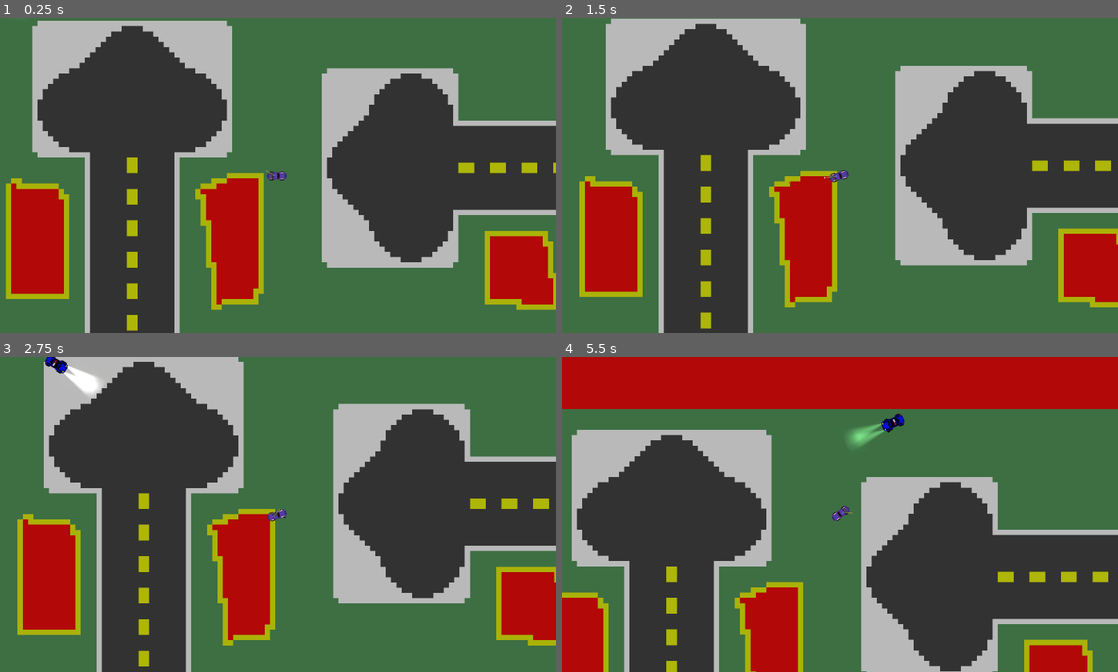
Above: before the commit, frames 1-4 (two rows, left to right).
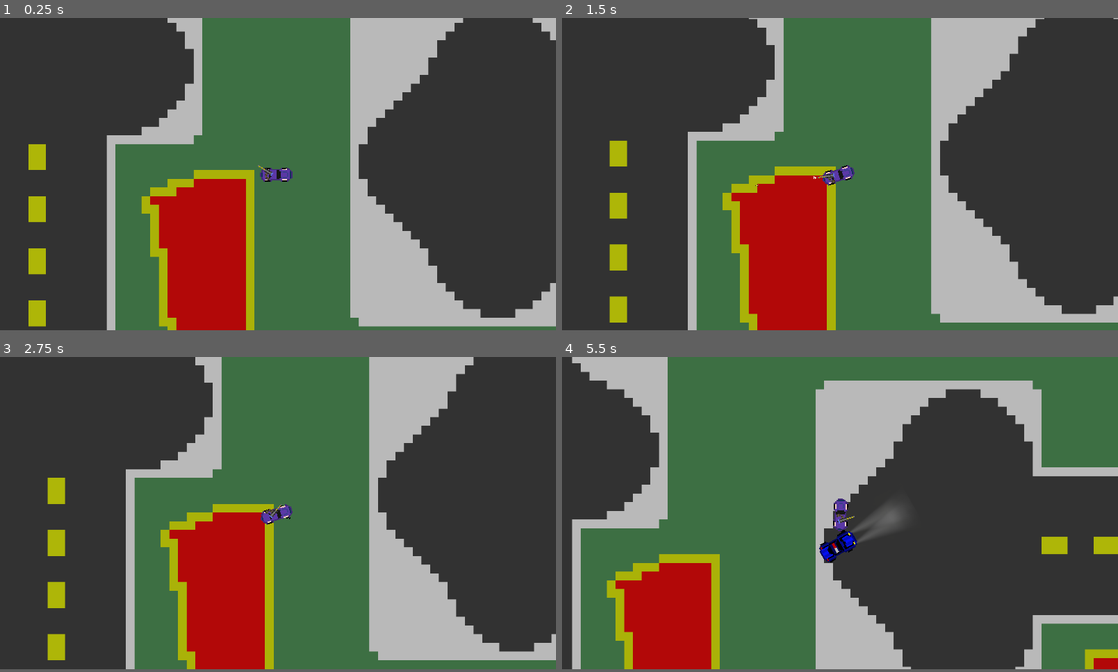
Above: after the commit, the same moments.

Repository: lionidasgerasimatos/Route-E40
Game: Godot game, scene res://Scene/world.tscn
The game is run twice, just before and just after one commit, with the same random seed, the same clock (stepped at 60 frames per second) and the same inputs.
Inputs (mouse positions are in pixels of both pictures, inside the frame that each line leads up to):
- Up to frame 1 (0.25 s): no input
- Up to frame 2 (1.5 s): tap Enter at 0.5 s; move the mouse to (962, 159) at 0.52 s; hold D (right) 0.53-1.28 s; hold Space (handbreak) 0.53-1.28 s; move the mouse to (728, 191) at 1.27 s; hold S (down) from 1.28 s (still down); click (728, 191) at 1.35 s
- Up to frame 3 (2.75 s): move the mouse to (333, 445) at 2.02 s; release S (down) at 2.03 s; hold D (right) from 2.03 s (still down); hold Space (handbreak) from 2.03 s (still down)
- Up to frame 4 (5.5 s): move the mouse to (812, 577) at 2.77 s; release D (right) at 2.78 s; release Space (handbreak) at 2.78 s; hold W (up) 2.78-3.53 s; click (812, 577) at 2.85 s; move the mouse to (1006, 561) at 3.52 s; hold Space (handbreak) 3.53-4.28 s; hold A (left) 3.53-5.03 s; move the mouse to (673, 467) at 4.27 s; click (673, 467) at 4.35 s; move the mouse to (867, 514) at 5.02 s; hold S (down) from 5.03 s (still down); hold Space (handbreak) from 5.03 s (still down)
In our replay, the window is 800x454 before the commit and 800x450 after it. These sizes can differ from the game's own. Grey fills any space a smaller window leaves; there, only what the larger window draws over its background counts as a difference.

The runs differ from the first frame. In frame 1, 59% of the frame differs, in the area x 0-100%, y 0-100%; in frame 2, 58%; in frame 3, 58%; in frame 4, 70%.

Commit message:
Fix self destroy bug

Diff:
--- a/Scene/PoliceCar.tscn
+++ b/Scene/PoliceCar.tscn
@@ -87,6 +87,8 @@
 size = Vector2(94, 54)
 
 [node name="Police Car" type="CharacterBody2D"]
+collision_layer = 3
+collision_mask = 5
 script = ExtResource("1_vuwf6")
 desired_distance = 100.0
 steering_angle = 20
--- a/Scene/bullet.tscn
+++ b/Scene/bullet.tscn
@@ -55,6 +55,8 @@
 }
 
 [node name="Bullet" type="Area2D"]
+collision_layer = 2
+collision_mask = 3
 script = ExtResource("1_w63l4")
 BULLET_SPEED = 20
 
--- a/Scene/car.tscn
+++ b/Scene/car.tscn
@@ -76,6 +76,7 @@
 
 [node name="CAR" type="CharacterBody2D"]
 collision_layer = 4
+collision_mask = 12
 script = ExtResource("1_d7vpe")
 engine_power = 550
 
@@ -99,18 +100,15 @@
 [node name="AudioStreamPlayer2D" type="AudioStreamPlayer2D" parent="."]
 
 [node name="CollisionPolygon2D" type="CollisionPolygon2D" parent="."]
-visible = false
 polygon = PackedVector2Array(-33, -15, -12, -15, -12, -12, 6, -12, 6, -15, 24, -15, 24, -12, 27, -12, 27, -9, 30, -9, 3 …(217 unchanged characters)…
 
 [node name="HealthComponet" parent="." instance=ExtResource("4_hbetw")]
-visible = false
 
 [node name="hitbox_component" parent="." node_paths=PackedStringArray("health_component") instance=ExtResource("5_mmd8j")]
-visible = false
-collision_layer = 5
-collision_mask = 5
 health_component = NodePath("../HealthComponet")
 
 [node name="CollisionPolygon2D2" type="CollisionPolygon2D" parent="hitbox_component"]
+light_mask = 4
+visibility_layer = 4
 scale = Vector2(1.06981, 1.11761)
 polygon = PackedVector2Array(-33, -15, -12, -15, -12, -12, 6, -12, 6, -15, 24, -15, 24, -12, 27, -12, 27, -9, 30, -9, 3 …(217 unchanged characters)…
--- a/Scene/world.tscn
+++ b/Scene/world.tscn
@@ -165,7 +165,7 @@
 
 [sub_resource type="TileSet" id="TileSet_scul4"]
 tile_size = Vector2i(64, 64)
-physics_layer_0/collision_layer = 1
+physics_layer_0/collision_layer = 9
 navigation_layer_0/layers = 1
 sources/0 = SubResource("TileSetAtlasSource_ejll3")
 
@@ -192,7 +192,7 @@
 
 [sub_resource type="TileSet" id="TileSet_ol2hl"]
 tile_size = Vector2i(64, 64)
-physics_layer_0/collision_layer = 1
+physics_layer_0/collision_layer = 9
 sources/0 = SubResource("TileSetAtlasSource_37axr")
 
 [node name="world" type="Node2D"]
--- a/project.godot
+++ b/project.godot
@@ -17,8 +17,6 @@
 
 [display]
 
-window/size/viewport_width=1902
-window/size/viewport_height=1080
 window/stretch/mode="canvas_items"
 window/stretch/scale=3.0
 window/stretch/scale_mode="integer"
@@ -78,7 +76,10 @@
 
 [layer_names]
 
+2d_physics/layer_1="Nutral"
+2d_physics/layer_2="Enemy"
 2d_physics/layer_3="Player"
+2d_physics/layer_4="Ground"
 
 [rendering]
 
--- a/scripts/bullet.gd
+++ b/scripts/bullet.gd
@@ -20,7 +20,7 @@
 
 
 func _on_area_entered(area:Area2D):
-	if area.has_method("damage"):
+	if area.has_method("damage") :
 		var attack = Attack.new()
 		attack.attack_damage = 50
 		area.damage(attack)
--- a/scripts/enemyTest.gd
+++ /dev/null
@@ -1,116 +0,0 @@
-# EnemyCar.gd
-extends CharacterBody2D
-
-
-@export var target_path     : NodePath = "../../CAR"   # path to the player car
-@export var desired_distance: float    = 100            # stop pushing when this close
-
-@export var steering_angle  = 20      # °  max wheel angle (same as player)
-@export var engine_power    = 700     #     forward thrust
-@export var friction        = -55
-@export var drag            = -0.06
-@export var braking         = -450
-@export var max_speed_reverse = 250
-@export var slip_speed        = 600
-@export var traction_fast     = 4.5
-@export var traction_slow     = 10
-var  wheel_base        = 100           # px between axles
-
-
-
-
-@onready var player   : CharacterBody2D = get_node(target_path)
-@onready var car_an :=$AnimationPlayer
-
-var acceleration   : Vector2 = Vector2.ZERO
-var steer_direction: float   = 0.0
-
-
-
-func _physics_process(delta: float) -> void:
-	# Navigational Agent update
-
-
-
-	# 1) high-level “AI input”
-	get_ai_input(delta)
-
-	# 2) car physics (identical to player script)
-	calculate_steering(delta)
-	velocity += acceleration * delta
-	apply_friction(delta)
-	move_and_slide()
-
-
-
-
-
-
-
-
-
-
-
-# ---------------------------------------------------------------------------
-# AI “input”  – decides steering & throttle so the car hunts the player
-# ---------------------------------------------------------------------------
-func get_ai_input(delta: float) -> void:
-	var to_player   = player.global_position - global_position
-	var distance    = to_player.length()
-	var target_dir  = to_player.normalized()
-
-	# STEERING
-	# angle we need to turn (-π … π)
-	var angle_diff = wrapf(target_dir.angle() - rotation, -PI, PI)
-	# translate to the same -1 … 1 input range the player’s turn axis uses
-	var turn_input = clamp(angle_diff / deg_to_rad(steering_angle), -1.0, 1.0)
-	steer_direction = turn_input * deg_to_rad(steering_angle)
-
-	#print(steer_direction)
-
-	# THROTTLE / BRAKE
-	acceleration = Vector2.ZERO
-	# Far away → accelerate forward
-	if distance > desired_distance:
-		acceleration = transform.x * engine_power
-	# Close & still moving fast toward player → brake
-	elif velocity.length() > 50:
-		acceleration = transform.x * braking
-
-	# ANIMATION
-	if steer_direction > 0.1:
-		car_an.play("right")
-	elif steer_direction < -0.1:
-		car_an.play("left")
-	else:
-		car_an.play("Idle")
-
-
-# ---------------------------------------------------------------------------
-#  The helper functions below are copied 1-for-1 from the player script
-# ---------------------------------------------------------------------------
-func apply_friction(delta: float) -> void:
-	if acceleration == Vector2.ZERO and velocity.length() < 50:
-		velocity = Vector2.ZERO
-	var friction_force = velocity * friction * delta
-	var drag_force     = velocity * velocity.length() * drag * delta
-	acceleration += drag_force + friction_force
-
-
-func calculate_steering(delta: float) -> void:
-	var rear_wheel  = global_position - transform.x * wheel_base / 2.0
-	var front_wheel = global_position + transform.x * wheel_base / 2.0
-	rear_wheel  += velocity * delta
-	front_wheel += velocity.rotated(steer_direction) * delta
-
-	var new_heading = rear_wheel.direction_to(front_wheel)
-	var traction = traction_fast if velocity.length() > slip_speed else traction_slow
-
-
-	var d = new_heading.dot(velocity.normalized())
-	if d > 0:
-		velocity = lerp(velocity, new_heading * velocity.length(), traction * delta)
-	elif d < 0:
-		velocity = -new_heading * min(velocity.length(), max_speed_reverse)
-
-	rotation = new_heading.angle()
--- a/scripts/policecar.gd
+++ b/scripts/policecar.gd
@@ -13,7 +13,7 @@
 @export var traction_fast     = 4.5
 @export var traction_slow     = 10
 @export var wheel_base        = 100
-
+@export var attack_damage	 := 102.0
 # Avoidance
 @export var avoid_strength   : float = 1.2   # 1 = full steering lock
 # “Stuck / reverse” behaviour
@@ -165,3 +165,9 @@
 		velocity = -new_heading * min(velocity.length(), max_speed_reverse)
 
 	rotation = new_heading.angle()
+
+func _on_area_entered(area:Area2D):
+	if area.has_method("damage"):
+		var attack = Attack.new()
+		attack.attack_damage = 102.0
+		area.damage(attack)
